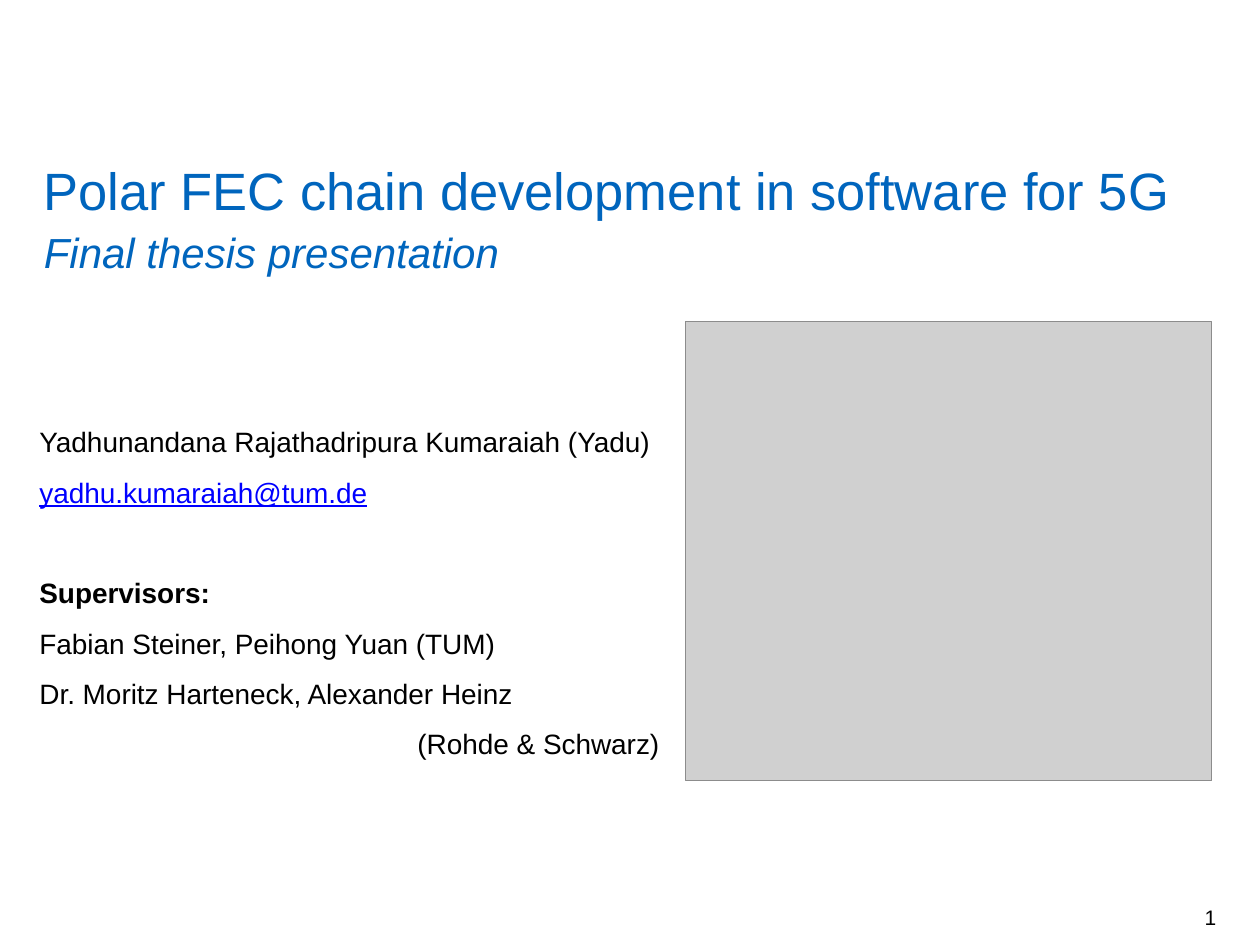
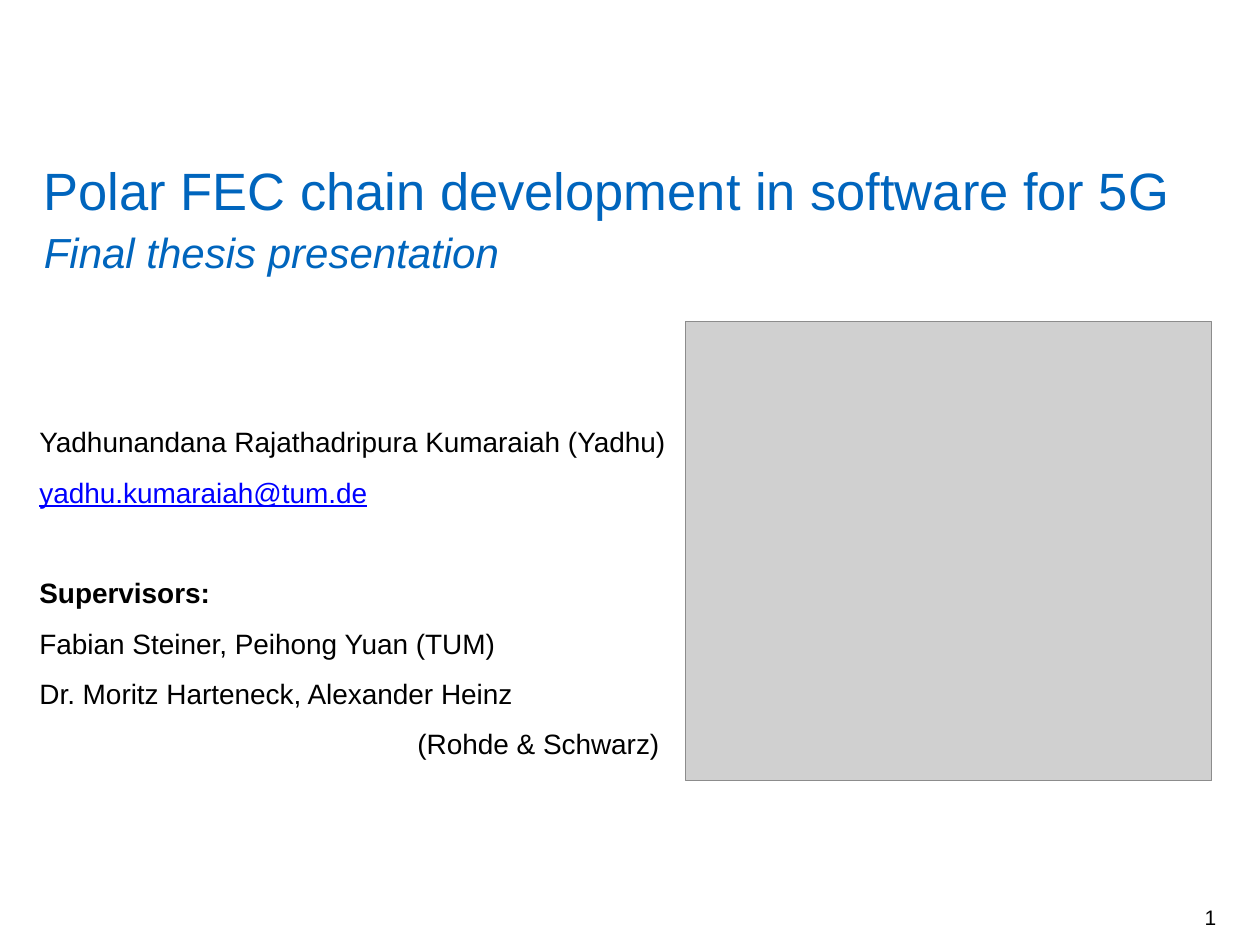
Before and after one commit to yadhu1961/thesis_5GPolorCodes, a slide deck: slide 1 of final_presentation/finalPpt.pptx. Drawn at 1260x945 pixels with LibreOffice and Linux fonts; fonts in the diff are those of the drawing; grey boxes stand for pictures; background and template pictures are left out. Boxes give left, top, right and bottom in pixels: in the first picture for what was removed or moved away, otherwise in the second. Text is boxed around its words. In the diff, an @@ line names an element or a change of style, - is before the commit and + after.

```diff
--- a/final_presentation/finalPpt.pptx
+++ b/final_presentation/finalPpt.pptx
@@ text at (39, 431, 665, 457): text changed @@
-Yadhunandana Rajathadripura Kumaraiah (Yadu)
+Yadhunandana Rajathadripura Kumaraiah (Yadhu)
```
Also in this commit, not shown: 17 other slides changed, 1 slide added, 3 other files.
